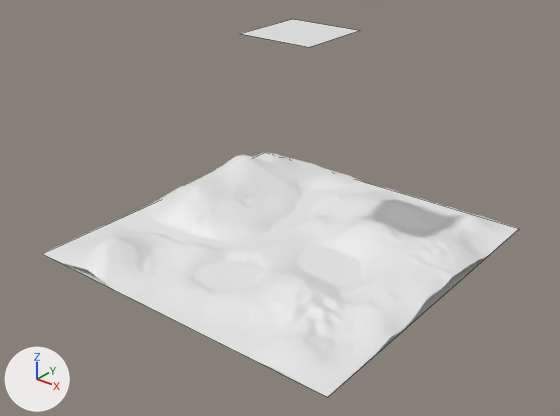
Two versions of the Blender file 01-Models/pk-Twixoberfläche.blend, one commit apart.
Rendered twice from a 50 mm camera at (124.1, -158.8, 108.3) aimed at (2.6, -6.9, 14.1). Every picture has the same lights, and +X, +Y and +Z are marked at lower left. Mesh edges are drawn as thin lines on the coarser meshes. Materials are left out; every surface is plain grey.

The older version as bpy lines, for what is in view:
```python
me_plane = bpy.data.meshes.new('Plane')
me_plane.from_pydata(...)  # 4225 vertices, 4096 faces; spans x -1.0..1.0, y -1.0..1.0, z -0.14..0.18
me_plane.materials.append(mat_landschaft)
me_plane_001 = bpy.data.meshes.new('Plane.001')
me_plane_001.from_pydata([(-1.0, -1.0, 0.0), (1.0, -1.0, 0.0), (-1.0, 1.0, 0.0), (1.0, 1.0, 0.0)], [], [(0, 1, 3, 2)])
me_plane_001.materials.append(mat_wassermaterial)
me_plane_002 = bpy.data.meshes.new('Plane.002')
me_plane_002.from_pydata([(-1.0, -1.0, 0.0), (1.0, -1.0, 0.0), (-1.0, 1.0, 0.0), (1.0, 1.0, 0.0)], [], [(0, 1, 3, 2)])
me_plane_002.materials.append(mat_licht14)
ob_lampe = bpy.data.objects.new('Lampe', me_plane_002)
ob_lampe.location = (4.6, -1.1, 62.3)
ob_lampe.scale = (10.9, 10.9, 10.9)
ob_oberfläche = bpy.data.objects.new('Oberfläche', me_plane)
ob_oberfläche.location = (0.0, 0.0, 0.0)
ob_oberfläche.scale = (50.0, 50.0, 50.2)
_m = ob_oberfläche.modifiers.new('Subsurf', 'SUBSURF')
_m.levels = 2
_m.render_levels = 3
ob_wasser = bpy.data.objects.new('Wasser', me_plane_001)
ob_wasser.location = (0.0, 0.0, 0.0)
ob_wasser.scale = (49.9, 49.8, 49.0)
```
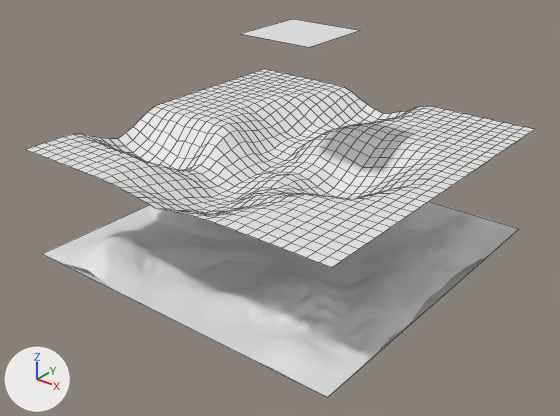
Changed parts and their boxes (x1, y1, x2, y2) in the pictures (560 x 416 px):
'Steine', added: after (26, 69, 534, 267)

The change, as a diff of the scene's bpy script:
```diff
--- a/01-Models/pk-Twixoberfläche.blend.py
+++ b/01-Models/pk-Twixoberfläche.blend.py
@@ me_plane_003 @@
+me_plane_003.from_pydata(...)  # 1089 vertices, 1024 faces; spans x -1.0..1.0, y -1.0..1.0, z -12.62..0.0
@@ ob_steine @@
+ob_steine = bpy.data.objects.new('Steine', me_plane_003)
+ob_steine.location = (0.0, 0.0, 31.9)
+ob_steine.scale = (50.0, 50.0, 1.0)
```
